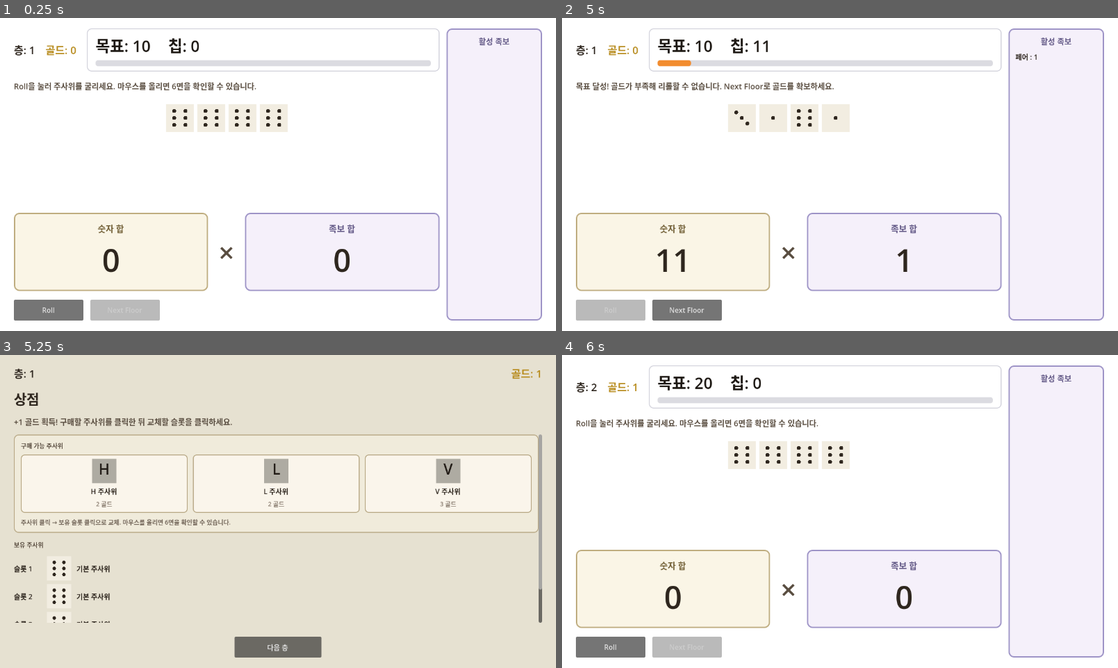
Above: before the commit, frames 1-4 (two rows, left to right).
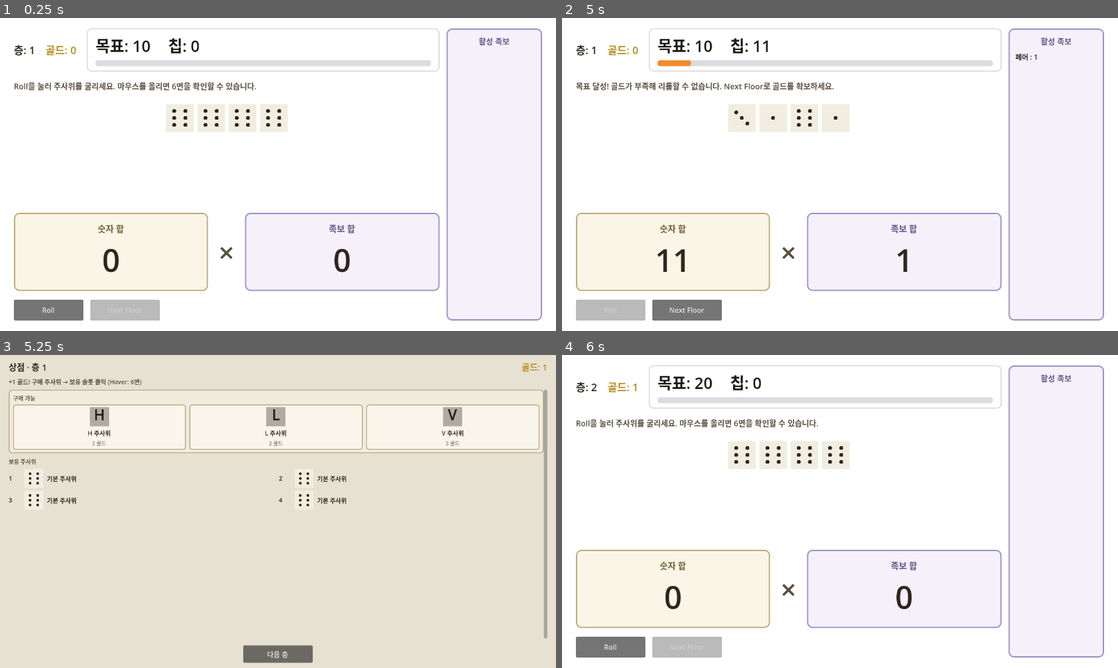
Above: after the commit, the same moments.

Repository: NyongNyongNyong/cat_dice_game
Game: Godot game, scene res://scenes/game/main.tscn
The game is run twice, just before and just after one commit, with the same random seed, the same clock (stepped at 60 frames per second) and the same inputs.
Inputs (mouse positions are in pixels of both pictures, inside the frame that each line leads up to):
- Up to frame 1 (0.25 s): no input
- Up to frame 2 (5 s): click "Roll" at 0.5 s; move the mouse to (739, 118) at 1.27 s; click (739, 118) at 1.42 s; move the mouse to (773, 118) at 2.02 s; click (773, 118) at 2.17 s; move the mouse to (806, 118) at 2.77 s; click (806, 118) at 2.92 s; move the mouse to (812, 237) at 3.52 s; click (812, 237) at 3.67 s; tap Enter at 4.25 s; move the mouse to (834, 118) at 4.27 s; click (834, 118) at 4.42 s
- Up to frame 3 (5.25 s): click "Next Floor" at 5 s
- Up to frame 4 (6 s): click "다음 층" at 5.75 s

Frames 1-2 are identical in both runs. In frame 3, 29% of the frame differs, in the area x 1-99%, y 2-99%; in frame 4, nothing differs.

Commit message:
fix: compact shop layout and GridContainer type fix

Diff:
--- a/game/scenes/game/shop_scene.tscn
+++ b/game/scenes/game/shop_scene.tscn
@@ -5,20 +5,20 @@
 [ext_resource type="Script" path="res://scripts/ui/reroll_preview_presenter.gd" id="3_hover"]
 
 [sub_resource type="StyleBoxFlat" id="StyleBoxFlat_offer"]
-content_margin_left = 16.0
-content_margin_top = 14.0
-content_margin_right = 16.0
-content_margin_bottom = 14.0
+content_margin_left = 10.0
+content_margin_top = 8.0
+content_margin_right = 10.0
+content_margin_bottom = 8.0
 bg_color = Color(0.94, 0.92, 0.86, 1)
 border_width_left = 2
 border_width_top = 2
 border_width_right = 2
 border_width_bottom = 2
 border_color = Color(0.72, 0.66, 0.52, 1)
-corner_radius_top_left = 10
-corner_radius_top_right = 10
-corner_radius_bottom_right = 10
-corner_radius_bottom_left = 10
+corner_radius_top_left = 8
+corner_radius_top_right = 8
+corner_radius_bottom_right = 8
+corner_radius_bottom_left = 8
 
 [node name="ShopScene" type="Control"]
 layout_mode = 3
@@ -46,55 +46,50 @@
 anchor_bottom = 1.0
 grow_horizontal = 2
 grow_vertical = 2
-theme_override_constants/margin_left = 32
-theme_override_constants/margin_top = 24
-theme_override_constants/margin_right = 32
-theme_override_constants/margin_bottom = 24
+theme_override_constants/margin_left = 20
+theme_override_constants/margin_top = 12
+theme_override_constants/margin_right = 20
+theme_override_constants/margin_bottom = 12
 
 [node name="RootVBox" type="VBoxContainer" parent="MarginContainer"]
 layout_mode = 2
-theme_override_constants/separation = 16
+theme_override_constants/separation = 8
 
 [node name="Header" type="HBoxContainer" parent="MarginContainer/RootVBox"]
 layout_mode = 2
-theme_override_constants/separation = 24
+theme_override_constants/separation = 16
 
 [node name="FloorLabel" type="Label" parent="MarginContainer/RootVBox/Header"]
 layout_mode = 2
 theme_override_colors/font_color = Color(0.18, 0.15, 0.12, 1)
-theme_override_font_sizes/font_size = 24
-text = "층: 1"
+theme_override_font_sizes/font_size = 20
+text = "상점 · 층 1"
 
 [node name="GoldLabel" type="Label" parent="MarginContainer/RootVBox/Header"]
 layout_mode = 2
 size_flags_horizontal = 3
 theme_override_colors/font_color = Color(0.72, 0.55, 0.12, 1)
-theme_override_font_sizes/font_size = 24
+theme_override_font_sizes/font_size = 20
 text = "골드: 0"
 horizontal_alignment = 2
-
-[node name="Title" type="Label" parent="MarginContainer/RootVBox"]
-layout_mode = 2
-theme_override_colors/font_color = Color(0.18, 0.15, 0.12, 1)
-theme_override_font_sizes/font_size = 32
-text = "상점"
 
 [node name="StatusLabel" type="Label" parent="MarginContainer/RootVBox"]
 layout_mode = 2
 theme_override_colors/font_color = Color(0.35, 0.3, 0.25, 1)
-theme_override_font_sizes/font_size = 18
-text = "구매할 주사위를 클릭한 뒤 교체할 슬롯을 클릭하세요."
+theme_override_font_sizes/font_size = 14
+text = "구매 주사위 클릭 → 보유 슬롯 클릭 (Hover: 6면)"
 autowrap_mode = 3
 
 [node name="Scroll" type="ScrollContainer" parent="MarginContainer/RootVBox"]
 layout_mode = 2
 size_flags_vertical = 3
 horizontal_scroll_mode = 0
+vertical_scroll_mode = 2
 
 [node name="ScrollContent" type="VBoxContainer" parent="MarginContainer/RootVBox/Scroll"]
 layout_mode = 2
 size_flags_horizontal = 3
-theme_override_constants/separation = 16
+theme_override_constants/separation = 8
 
 [node name="OfferPanel" type="PanelContainer" parent="MarginContainer/RootVBox/Scroll/ScrollContent"]
 layout_mode = 2
@@ -102,35 +97,30 @@
 
 [node name="OfferVBox" type="VBoxContainer" parent="MarginContainer/RootVBox/Scroll/ScrollContent/OfferPanel"]
 layout_mode = 2
-theme_override_constants/separation = 10
+theme_override_constants/separation = 6
 
 [node name="OfferHeading" type="Label" parent="MarginContainer/RootVBox/Scroll/ScrollContent/OfferPanel/OfferVBox"]
 layout_mode = 2
 theme_override_colors/font_color = Color(0.35, 0.3, 0.25, 1)
-theme_override_font_sizes/font_size = 14
-text = "구매 가능 주사위"
+theme_override_font_sizes/font_size = 13
+text = "구매 가능"
 
 [node name="OfferRow" type="HBoxContainer" parent="MarginContainer/RootVBox/Scroll/ScrollContent/OfferPanel/OfferVBox"]
 layout_mode = 2
-theme_override_constants/separation = 12
+theme_override_constants/separation = 8
 size_flags_horizontal = 3
-
-[node name="OfferHint" type="Label" parent="MarginContainer/RootVBox/Scroll/ScrollContent/OfferPanel/OfferVBox"]
-layout_mode = 2
-theme_override_colors/font_color = Color(0.45, 0.4, 0.35, 1)
-theme_override_font_sizes/font_size = 14
-text = "주사위 클릭 → 보유 슬롯 클릭으로 교체. 마우스를 올리면 6면을 확인할 수 있습니다."
-autowrap_mode = 3
 
 [node name="RosterHeading" type="Label" parent="MarginContainer/RootVBox/Scroll/ScrollContent"]
 layout_mode = 2
 theme_override_colors/font_color = Color(0.35, 0.3, 0.25, 1)
-theme_override_font_sizes/font_size = 14
+theme_override_font_sizes/font_size = 13
 text = "보유 주사위"
 
-[node name="RosterSlots" type="VBoxContainer" parent="MarginContainer/RootVBox/Scroll/ScrollContent"]
+[node name="RosterSlots" type="GridContainer" parent="MarginContainer/RootVBox/Scroll/ScrollContent"]
 layout_mode = 2
-theme_override_constants/separation = 8
+theme_override_constants/h_separation = 12
+theme_override_constants/v_separation = 6
+columns = 2
 
 [node name="PopupOverlay" type="Control" parent="MarginContainer/RootVBox"]
 layout_mode = 2
@@ -141,7 +131,7 @@
 alignment = 1
 
 [node name="ContinueButton" type="Button" parent="MarginContainer/RootVBox/Footer"]
-custom_minimum_size = Vector2(200, 48)
+custom_minimum_size = Vector2(160, 40)
 layout_mode = 2
 text = "다음 층"
 
--- a/game/scripts/ui/dice_shop_presenter.gd
+++ b/game/scripts/ui/dice_shop_presenter.gd
@@ -7,16 +7,17 @@
 const CatalogService := preload("res://scripts/core/dice_catalog_service.gd")
 const DICE_SCENE := preload("res://scenes/dice/dice.tscn")
 
-const DICE_VIEW_SIZE := Vector2(56, 56)
-const ROW_SEPARATION := 12
-const OFFER_SEPARATION := 16
+const DICE_VIEW_SIZE := Vector2(44, 44)
+const ROW_SEPARATION := 8
+const OFFER_SEPARATION := 8
 const SHOP_SLOT_TEXT_COLOR := Color(0.18, 0.15, 0.12, 1)
-const SHOP_SLOT_FONT_SIZE := 16
+const SHOP_SLOT_FONT_SIZE := 14
+const SHOP_HEADING_FONT_SIZE := 12
 const OFFER_PRICE_COLOR := Color(0.72, 0.55, 0.12, 1)
 const OFFER_DISABLED_COLOR := Color(0.55, 0.5, 0.45, 1)
 
 var _offer_container: HBoxContainer
-var _roster_container: VBoxContainer
+var _roster_container: GridContainer
 var _continue_button: Button
 var _hover_presenter: Node
 
@@ -28,7 +29,7 @@
 
 func setup(
 	offer_container: HBoxContainer,
-	roster_container: VBoxContainer,
+	roster_container: GridContainer,
 	continue_button: Button,
 	hover_presenter: Node = null,
 ) -> void:
@@ -86,16 +87,16 @@
 	style.bg_color = Color(0.98, 0.96, 0.92, 1.0)
 	style.border_color = Color(0.72, 0.66, 0.52, 1.0)
 	style.set_border_width_all(2)
-	style.set_corner_radius_all(8)
-	style.content_margin_left = 10.0
-	style.content_margin_top = 10.0
-	style.content_margin_right = 10.0
-	style.content_margin_bottom = 10.0
+	style.set_corner_radius_all(6)
+	style.content_margin_left = 6.0
+	style.content_margin_top = 6.0
+	style.content_margin_right = 6.0
+	style.content_margin_bottom = 6.0
 	card.add_theme_stylebox_override("panel", style)
 
 	var vbox := VBoxContainer.new()
 	vbox.layout_mode = 2
-	vbox.add_theme_constant_override("separation", 6)
+	vbox.add_theme_constant_override("separation", 4)
 	vbox.alignment = BoxContainer.ALIGNMENT_CENTER
 	card.add_child(vbox)
 
@@ -123,7 +124,7 @@
 		"font_color",
 		OFFER_PRICE_COLOR if can_afford else OFFER_DISABLED_COLOR
 	)
-	price_label.add_theme_font_size_override("font_size", 14)
+	price_label.add_theme_font_size_override("font_size", SHOP_HEADING_FONT_SIZE)
 	vbox.add_child(price_label)
 
 	card.gui_input.connect(_on_offer_gui_input.bind(dice_id, can_afford))
@@ -145,8 +146,8 @@
 
 		var label := Label.new()
 		label.layout_mode = 2
-		label.text = "슬롯 %d" % [i + 1]
-		label.custom_minimum_size = Vector2(64, 0)
+		label.text = "%d" % [i + 1]
+		label.custom_minimum_size = Vector2(28, 0)
 		label.add_theme_color_override("font_color", SHOP_SLOT_TEXT_COLOR)
 		label.add_theme_font_size_override("font_size", SHOP_SLOT_FONT_SIZE)
 		row.add_child(label)
--- a/game/scripts/ui/shop_scene.gd
+++ b/game/scripts/ui/shop_scene.gd
@@ -6,7 +6,7 @@
 @onready var _offer_container: HBoxContainer = (
 	$MarginContainer/RootVBox/Scroll/ScrollContent/OfferPanel/OfferVBox/OfferRow
 )
-@onready var _slots_container: VBoxContainer = (
+@onready var _slots_container: GridContainer = (
 	$MarginContainer/RootVBox/Scroll/ScrollContent/RosterSlots
 )
 @onready var _continue_button: Button = $MarginContainer/RootVBox/Footer/ContinueButton
@@ -43,7 +43,7 @@
 
 
 func _sync_header() -> void:
-	_floor_label.text = "층: %d" % RunManager.current_floor
+	_floor_label.text = "상점 · 층 %d" % RunManager.current_floor
 	_gold_label.text = "골드: %d" % RunManager.gold
 	_continue_button.disabled = RunManager.run_finished
 
@@ -52,10 +52,10 @@
 	var earned := RunManager.shop_entry_gold_earned
 	if earned > 0:
 		_status_label.text = (
-			"+%d 골드 획득! 구매할 주사위를 클릭한 뒤 교체할 슬롯을 클릭하세요." % earned
+			"+%d 골드! 구매 주사위 → 보유 슬롯 클릭 (Hover: 6면)" % earned
 		)
 	else:
-		_status_label.text = "구매할 주사위를 클릭한 뒤 교체할 슬롯을 클릭하세요."
+		_status_label.text = "구매 주사위 클릭 → 보유 슬롯 클릭 (Hover: 6면)"
 
 
 func _set_status(message: String) -> void:
Not shown, added: docs/design/systems/shop-layout-compact.md
Not shown, changed: docs/design/systems/shop-scene.md
Not shown, added: docs/design/tasks/shop-layout-compact-tasks.md
